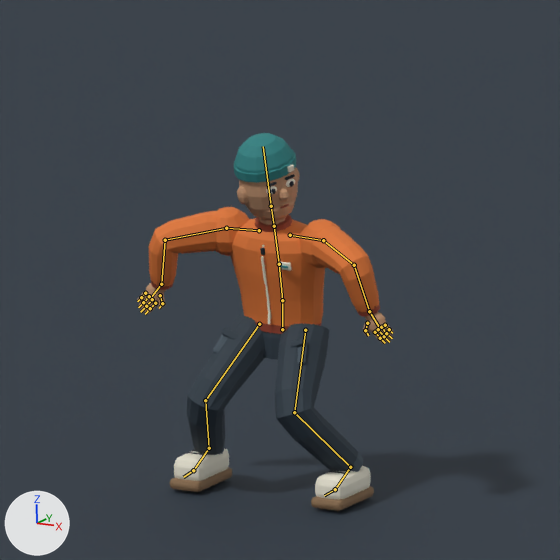
One commit to the Blender file art/characters/ssk_skater.blend: the scene before it, then after it.
Camera for both pictures: the file's camera 'Character portrait'. Arrows for +X, +Y and +Z are at lower left; the lights stay in place. The first picture is the older version. Both versions are drawn at frame 16 of the action 'crouch_preview'; the numbers are the values there. The bones that change, and the others that lie on the model, are drawn over the model as lines.

Names of what the first picture shows: 'Skater_Mesh', 'Studio floor'.
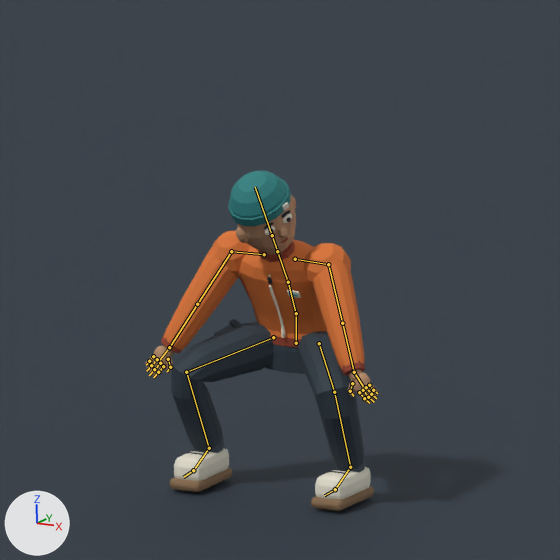
Location of each change, [x1, y1, x2, y2] in pixels of the pictures (560 x 560 px):
'Skater_Mesh', posed (9% narrower, 10% shorter)
    before: [137, 133, 394, 511]
    after: [145, 171, 378, 511]
bone 'pelvis', root to tip
    before: (282, 329) to (282, 300)
    after: (296, 343) to (296, 313)
bone 'spine', root to tip
    before: (282, 300) to (279, 264)
    after: (296, 313) to (288, 282)
bone 'chest', root to tip
    before: (279, 264) to (274, 226)
    after: (288, 282) to (277, 251)

The change, as a diff of the scene's bpy script:
```diff
--- a/art/characters/ssk_skater.blend.py
+++ b/art/characters/ssk_skater.blend.py
@@ bone_pelvis @@
 bone_pelvis = bpy.data.objects['Skater_Rig'].pose.bones['pelvis']  # child of 'root'
-bone_pelvis.location = (0.0, -0.24, -0.023)
+bone_pelvis.location = (0.0, -0.32, -0.137)
@@ bone_spine @@
 bone_spine = bpy.data.objects['Skater_Rig'].pose.bones['spine']  # child of 'pelvis'
-bone_spine.rotation_quaternion = (0.996, 0.094, 0.0, 0.0)  # degrees (11, 0, 0)
+bone_spine.rotation_quaternion = (0.978, 0.21, 0.0, 0.0)  # degrees (24, 0, 0)
@@ bone_chest @@
 bone_chest = bpy.data.objects['Skater_Rig'].pose.bones['chest']  # child of 'spine'
-bone_chest.rotation_quaternion = (0.999, 0.035, 0.0, 0.0)  # degrees (4, 0, 0)
+bone_chest.rotation_quaternion = (0.998, 0.065, 0.0, 0.0)  # degrees (7, 0, 0)
@@ bone_ctrl_knee_l @@
 bone_ctrl_knee_l = bpy.data.objects['Skater_Rig'].pose.bones['CTRL_knee.L']  # child of 'root'
-bone_ctrl_knee_l.location = (0.0, 0.0, 0.0)
+bone_ctrl_knee_l.location = (0.496, -0.03, 0.084)
@@ bone_ctrl_hand_l @@
 bone_ctrl_hand_l = bpy.data.objects['Skater_Rig'].pose.bones['CTRL_hand.L']  # child of 'root'
-bone_ctrl_hand_l.location = (-0.05, 0.089, -0.157)
+bone_ctrl_hand_l.location = (-0.186, 0.281, -0.307)
@@ bone_ctrl_knee_r @@
 bone_ctrl_knee_r = bpy.data.objects['Skater_Rig'].pose.bones['CTRL_knee.R']  # child of 'root'
-bone_ctrl_knee_r.location = (0.0, 0.0, 0.0)
+bone_ctrl_knee_r.location = (-0.496, -0.03, 0.084)
@@ bone_ctrl_hand_r @@
 bone_ctrl_hand_r = bpy.data.objects['Skater_Rig'].pose.bones['CTRL_hand.R']  # child of 'root'
-bone_ctrl_hand_r.location = (0.05, 0.089, -0.157)
+bone_ctrl_hand_r.location = (0.186, 0.281, -0.307)
```
